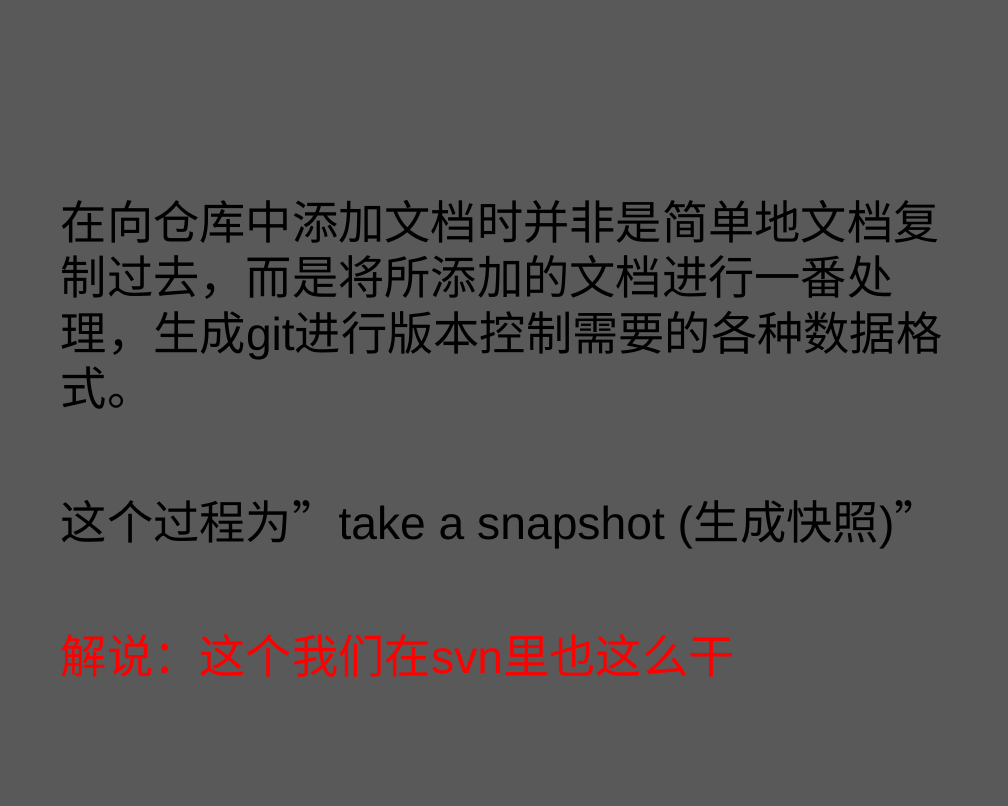
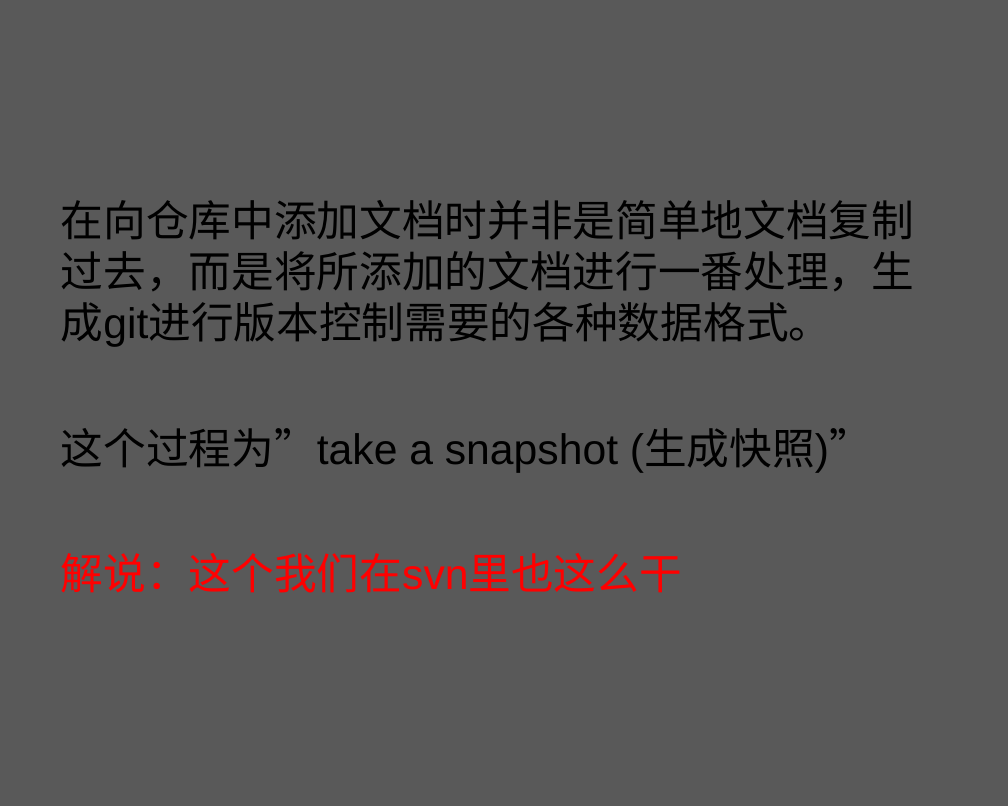
Before and after one commit to zhuxiaosheng/code, a slide deck: slide 37 of git.ppt (slide 36 before the commit). Drawn at 1008x806 pixels with LibreOffice and Linux fonts; fonts in the diff are those of the drawing; background and template pictures are left out. Boxes give left, top, right and bottom in pixels: in the first picture for what was removed or moved away, otherwise in the second. Text is boxed around its words. In the diff, an @@ line names an element or a change of style, - is before the commit and + after.

Commit message:
git

```diff
--- a/git.ppt
+++ b/git.ppt
@@ text "在向仓库中添加文档时并非是简单地文档复制过去，而是将所添加的文档进行一番处理，生成git进行版本控制需要的各种数据格式。" at bbox=[61, 200, 915, 593]: size 26 to 24.1 pt @@
```
Also in this commit, not shown: 4 other slides changed, 2 slides added, 1 slide removed.
